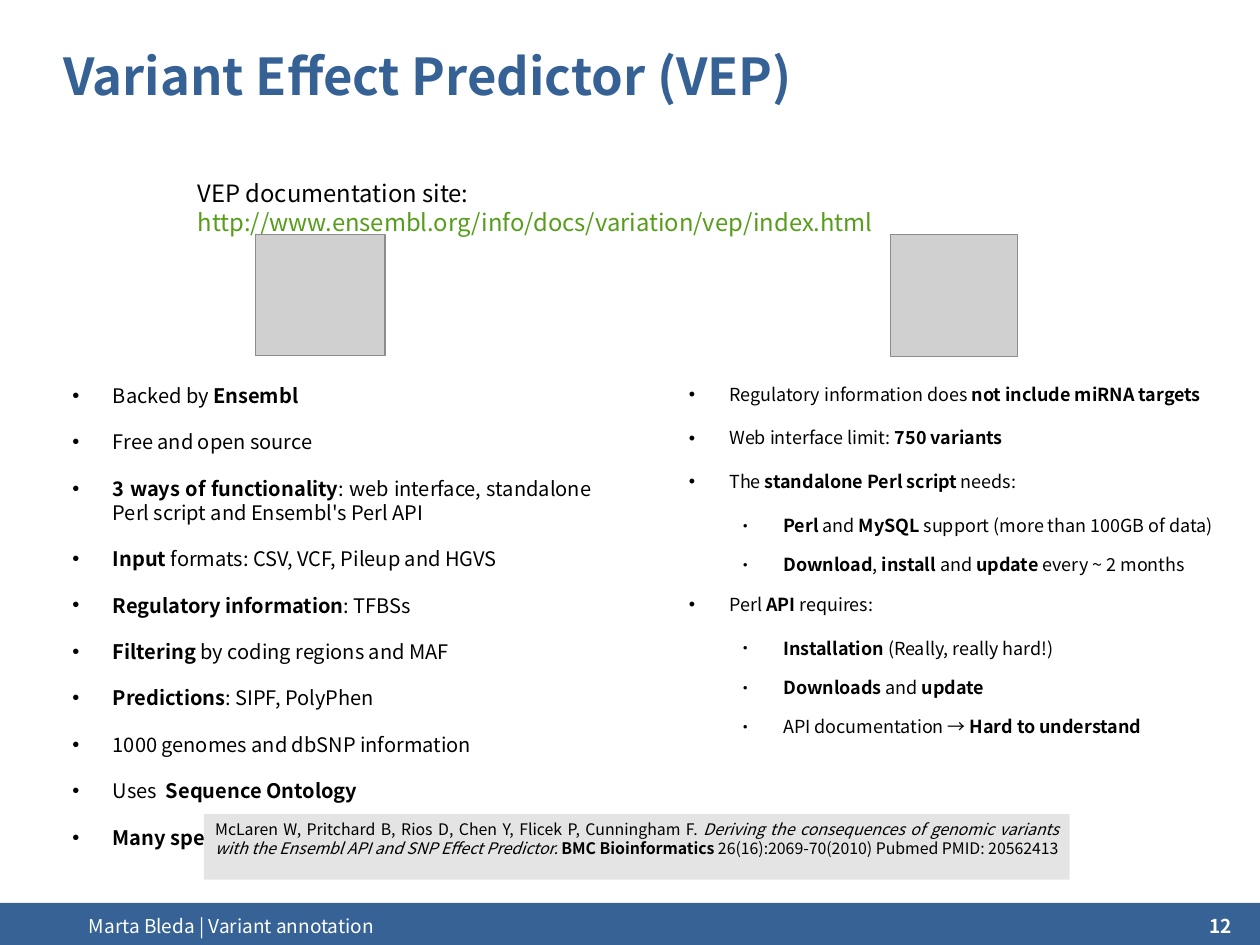
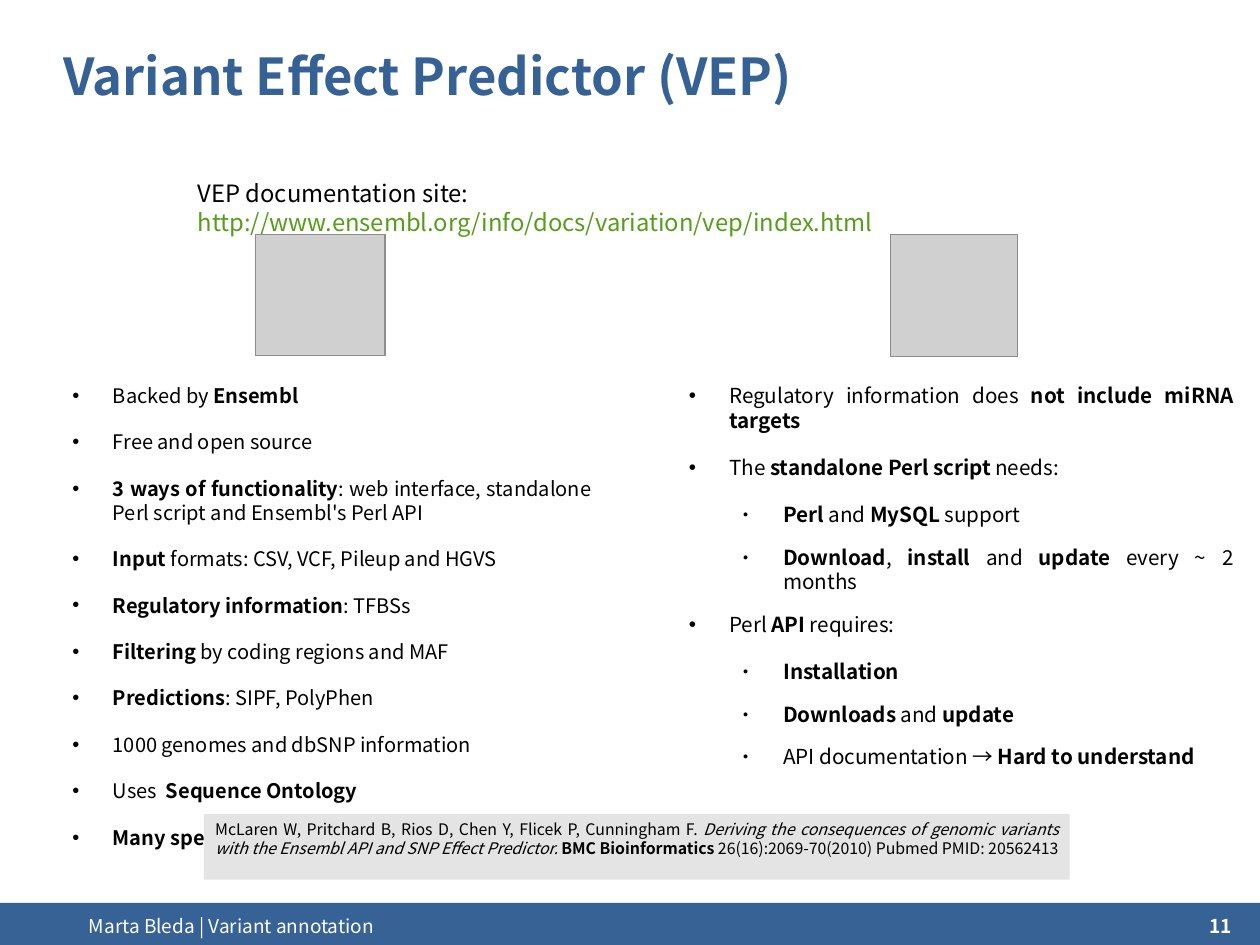
Before and after one commit to ngs-course/ngs-course.github.io, a slide deck: slide 11 of Course_Materials/variant_annotation/presentation/2014-Cambridge_variant_annotation.odp (slide 12 before the commit). Drawn at 1260x945 pixels with LibreOffice and Linux fonts; fonts in the diff are those of the drawing; grey boxes stand for pictures; background and template pictures are left out. Boxes give left, top, right and bottom in pixels: in the first picture for what was removed or moved away, otherwise in the second. Text is boxed around its words. In the diff, an @@ line names an element or a change of style, - is before the commit and + after.

Commit message:
Variant annotation updated

```diff
--- a/Course_Materials/variant_annotation/presentation/2014-Cambridge_variant_annotation.odp
+++ b/Course_Materials/variant_annotation/presentation/2014-Cambridge_variant_annotation.odp
@@ text at [729, 386, 1234, 765]: size 11.2 to 12.9 pt in "Regulatory information does not include miRNA targets", "The standalone Perl script needs:", "Download, install and update every ~ 2 ...", "Perl API requires:" and 2 more places @@
@@ text at [729, 429, 1003, 445]: paragraph removed @@
-• Web interface limit: 750 variants
@@ text at [783, 505, 1021, 527]: text changed; size 11.2 to 12.9 pt @@
-  ● Perl and MySQL support (more than 100GB of data)
+  ● Perl and MySQL support
@@ text at [783, 662, 899, 680]: text changed; size 11.2 to 12.9 pt; bold on @@
-  ● Installation (Really, really hard!)
+  ● Installation
@@ page number at [1210, 919, 1232, 933]: text changed @@
-12
+11
```
Also in this commit, not shown: 5 other slides changed, 8 other files.
